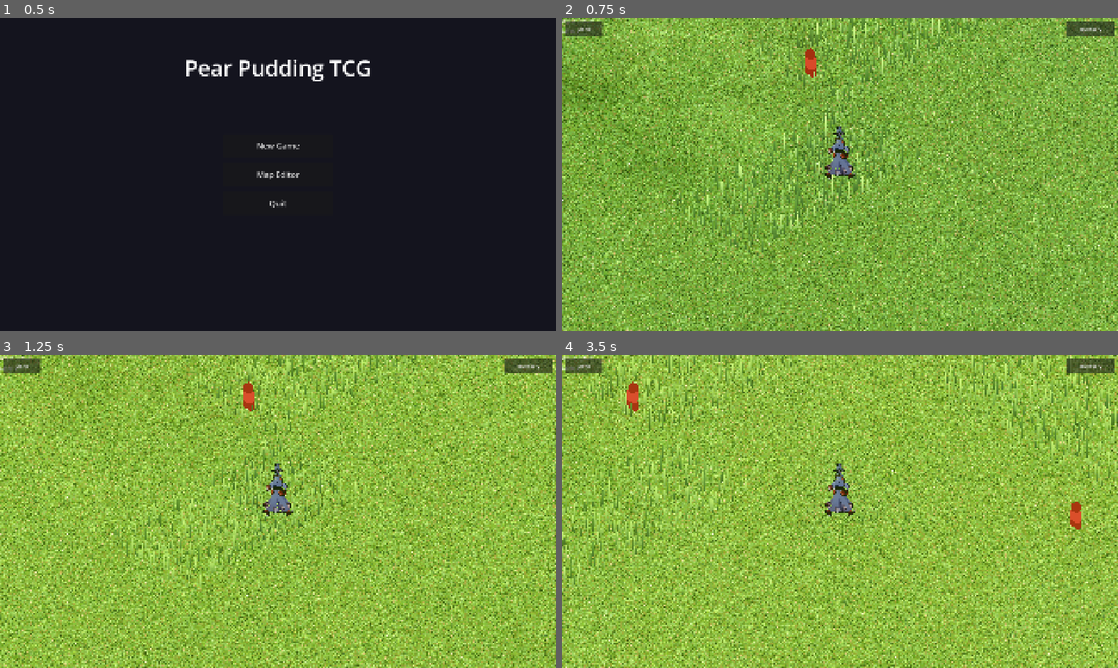
Above: before the commit, frames 1-4 (two rows, left to right).
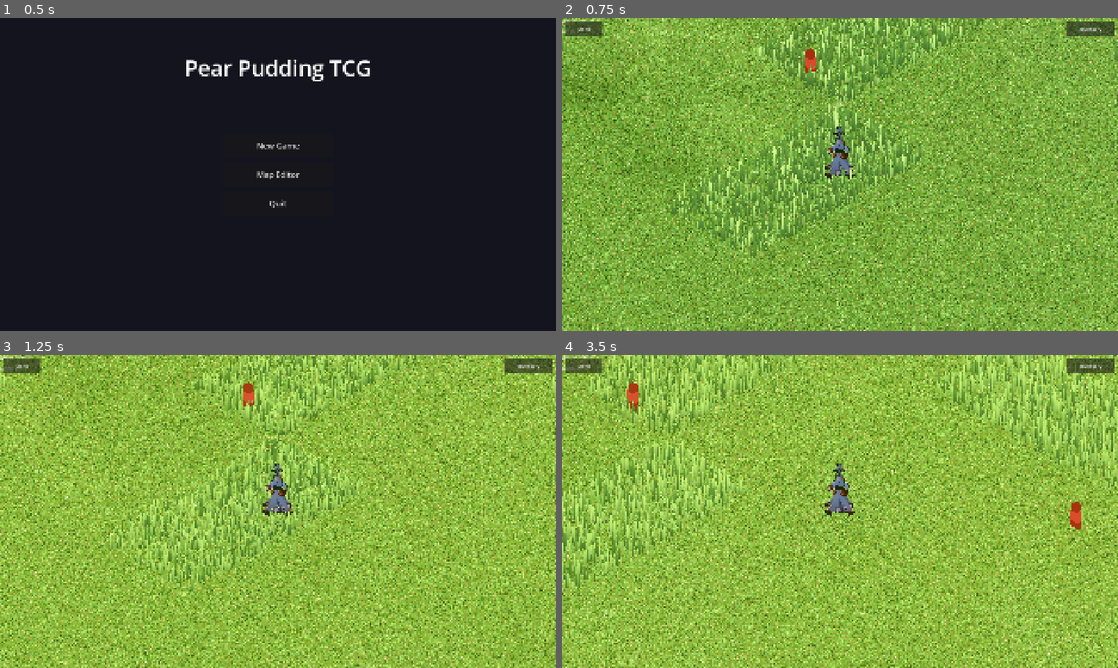
Above: after the commit, the same moments.

Repository: ChrisPauly97/pear-pudding-godot
Game: Godot game, scene res://scenes/ui/MenuScene.tscn
Two runs of this game, one before a commit and one after it. Both use one fixed random seed, a clock stepped at 60 frames per second and the inputs below.
Inputs (mouse positions are in pixels of both pictures, inside the frame that each line leads up to):
- Up to frame 1 (0.5 s): no input
- Up to frame 2 (0.75 s): click "New Game" at 0.5 s
- Up to frame 3 (1.25 s): no input
- Up to frame 4 (3.5 s): tap Enter at 1.25 s; move the mouse to (962, 495) at 1.27 s; hold D (move_right) 1.28-2 s; hold E (interact) 1.28-2 s; click (962, 495) at 1.42 s; tap Space (jump) at 1.52 s; drag from (728, 527) to (812, 574) at 2.02 s; move the mouse to (895, 442) at 2.77 s; hold D (move_right) from 2.78 s (still down); tap 2 at 2.85 s

Frame 1 is identical in both runs. In frame 2, 12% of the frame differs, in the area x 0-100%, y 0-100%; in frame 3, 12%; in frame 4, 16%.

Commit message:
Increase tall grass blade density to 160/tile (was 45)
Thin blades need much higher count to read as a dense patch. Pre-classify
tiles before allocating the MultiMesh buffer so short (45/tile) and tall
(160/tile) tiles can have different counts in the same chunk.

https://claude.ai/code/session_016nUnXBjcRuWsaWANqTFwnd

Diff:
--- a/scenes/world/GrassBlades.gd
+++ b/scenes/world/GrassBlades.gd
@@ -30,7 +30,8 @@
 var _trample_dirty_z1: int = 0
 const TRAMPLE_UPDATE_INTERVAL: float = 0.2  # ~5 Hz — was 15 Hz, barely visible difference
 
-const BLADES_PER_TILE := 45
+const BLADES_PER_TILE      := 45   # short grass tiles
+const BLADES_TALL_PER_TILE := 160  # tall patch tiles — thin blades need high density
 const BLADE_WIDTH      := 0.20
 const BLADE_HEIGHT     := 0.40
 const SEGMENTS         := 4  # quads along the blade height
@@ -130,12 +131,23 @@
 		_chunk_mmis.erase(chunk_key)
 
 func _build_chunk_mmi(centres: Array, chunk_key: Vector2i, rng: RandomNumberGenerator) -> void:
-	var total: int = centres.size() * BLADES_PER_TILE
-	if total == 0:
+	if centres.is_empty():
 		return
 
 	var half: float = IsoConst.TILE_SIZE * 0.45
 	var blade_y: float = 0.01
+
+	# Pre-classify tiles so we know the exact blade count before allocating.
+	var tall_flags: Array[bool] = []
+	tall_flags.resize(centres.size())
+	var total: int = 0
+	for ci in range(centres.size()):
+		var centre: Vector2 = centres[ci]
+		var patch_x: float = snapped(centre.x, TALL_PATCH_CELL)
+		var patch_z: float = snapped(centre.y, TALL_PATCH_CELL)
+		var is_tall: bool = _hash_pos(patch_x, patch_z) < TALL_PATCH_DENSITY
+		tall_flags[ci] = is_tall
+		total += BLADES_TALL_PER_TILE if is_tall else BLADES_PER_TILE
 
 	var mm := MultiMesh.new()
 	mm.mesh = _blade_mesh
@@ -146,12 +158,11 @@
 	buf.resize(total * 12)
 	var i: int = 0
 
-	for centre in centres:
-		# Snap tile centre to patch grid — all tiles in the same cell share a patch type
-		var patch_x: float = snapped(centre.x, TALL_PATCH_CELL)
-		var patch_z: float = snapped(centre.y, TALL_PATCH_CELL)
-		var is_tall: bool = _hash_pos(patch_x, patch_z) < TALL_PATCH_DENSITY
-		for _b in range(BLADES_PER_TILE):
+	for ci in range(centres.size()):
+		var centre: Vector2 = centres[ci]
+		var is_tall: bool = tall_flags[ci]
+		var blade_count: int = BLADES_TALL_PER_TILE if is_tall else BLADES_PER_TILE
+		for _b in range(blade_count):
 			var px: float = centre.x + rng.randf_range(-half, half)
 			var pz: float = centre.y + rng.randf_range(-half, half)
 			var rot: float = rng.randf_range(0.0, PI)
